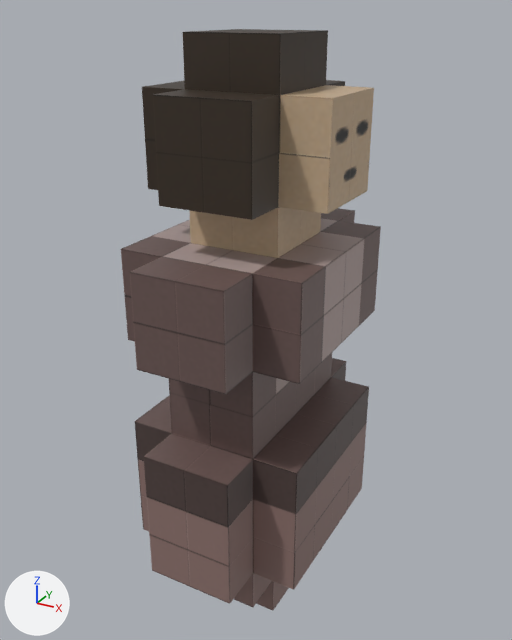
What one commit did to the Blender file assets/sources/blend/woman.blend.
Rendered twice from a 50 mm camera at (0.861, -1.571, 1.423) aimed at (-0.016, 0.023, 0.626). Lighting does not change. The marker at lower left points along +X, +Y and +Z.
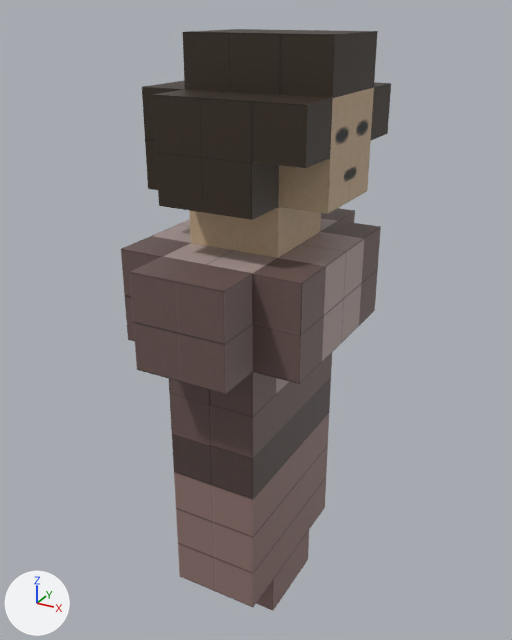
Location of each change, (x1, y1, x2, y2) in pixels of the pictures (512 x 640 px):
```json
{"object": "Sphere.001", "change": "reshaped", "before": [121, 29, 381, 610], "after": [121, 29, 391, 610]}
{"part": 1, "of": "me_sphere_001", "change": "built on", "before": [252, 31, 371, 162], "after": [252, 31, 391, 168]}
{"part": 2, "of": "me_sphere_001", "change": "cut back", "before": [135, 358, 369, 604], "after": [172, 378, 331, 573]}
```

Edits to the scene script, one JSON object a line:
```json
{"block": "me_sphere_001", "where": "# used by ob_sphere_001; location = (0.0, 0.0, 0.0)"}
{"op": "remove", "block": "me_sphere_001", "code": "me_sphere_001.from_pydata(...)  # 274 vertices, 272 faces; spans x -0.25..0.25, y -0.38..0.38, z -0.25..1.38"}
{"op": "add", "block": "me_sphere_001", "code": "me_sphere_001.from_pydata(...)  # 232 vertices, 230 faces; spans x -0.25..0.25, y -0.38..0.38, z -0.25..1.38"}
{"block": "me_sphere_001", "change": "me_sphere_001 part 1"}
{"block": "me_sphere_001", "change": "1 vertex is removed from x 0.12, y 0.0, z 1.25"}
{"block": "me_sphere_001", "change": "8 faces are deleted"}
{"block": "me_sphere_001", "change": "7 vertices are added at x 0.25, y -0.25..0.25, z 1.12..1.38"}
{"block": "me_sphere_001", "change": "14 new faces join them"}
{"block": "me_sphere_001", "change": "me_sphere_001 part 2"}
{"block": "me_sphere_001", "change": "60 vertices are removed from x -0.25..0.25, y -0.38..0.38, z 0.0..0.38"}
{"block": "me_sphere_001", "change": "84 faces are deleted"}
{"block": "me_sphere_001", "change": "4 vertices move from x -0.25..0.25, y 0.0, z 0.0..0.38 to x -0.12..0.12, y 0.0, z 0.12..0.25"}
{"block": "me_sphere_001", "change": "6 new vertices lie (0.0, 0.0, -0.13) away from vertices in x -0.13..0.13, y -0.25..0.25, z 0.38"}
{"block": "me_sphere_001", "change": "6 new vertices lie (0.0, 0.0, -0.13) away from vertices in x -0.13..0.13, y -0.25..0.25, z 0.25"}
{"block": "me_sphere_001", "change": "36 new faces join them"}
```
